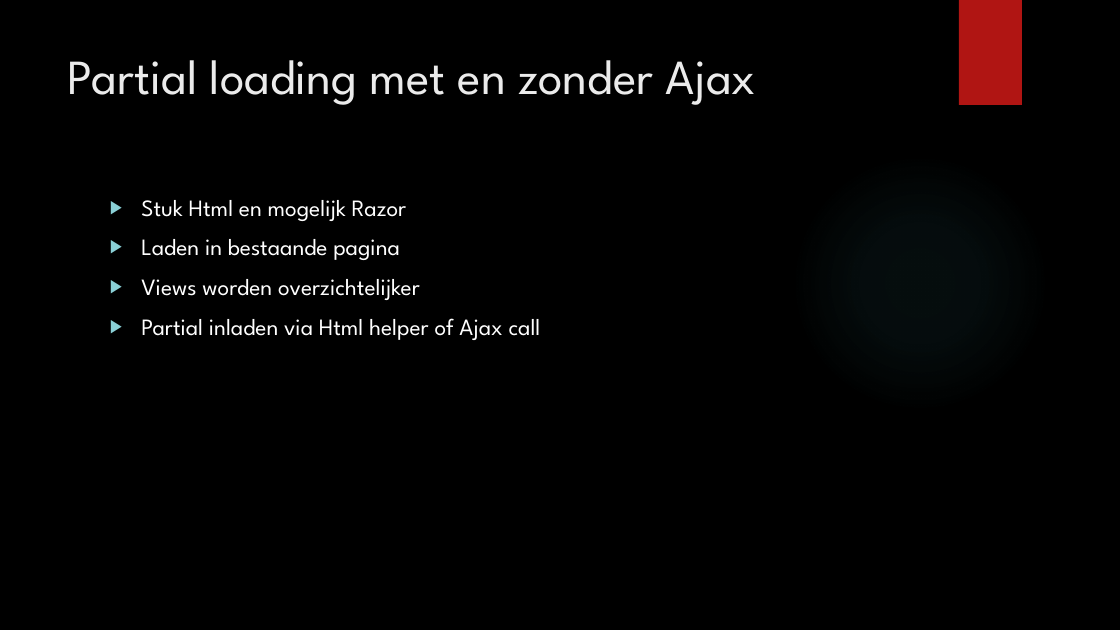
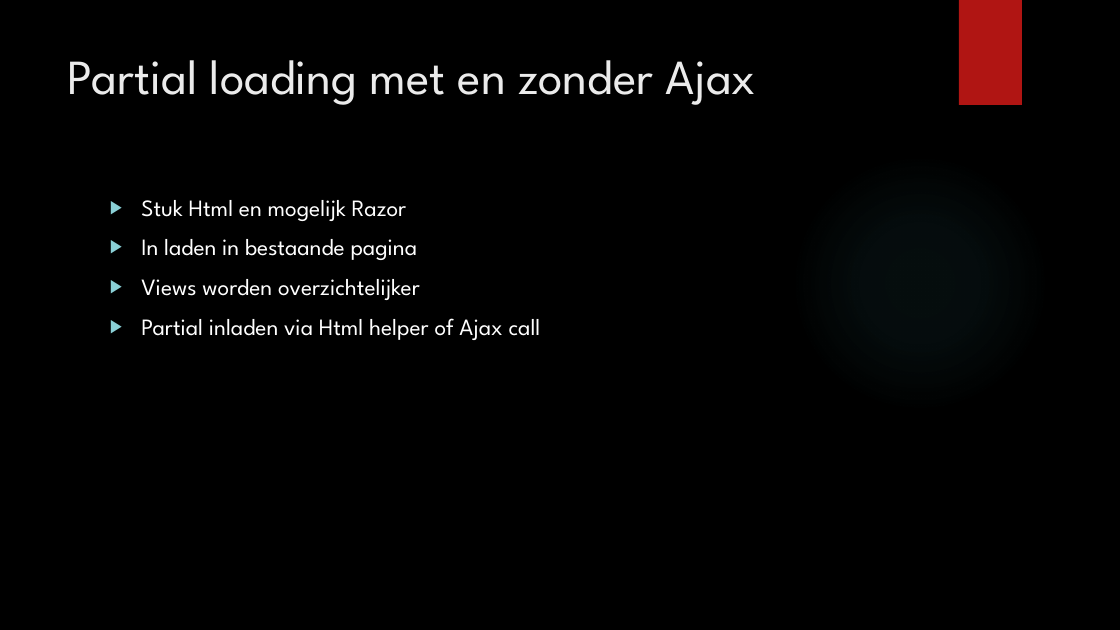
Before and after one commit to Object-Pascal/ASP-Les, a slide deck: slide 26 of Wel_Les_ASP.NET_MVC_Presentatie.pptx. Drawn at 1120x630 pixels with LibreOffice and Linux fonts; fonts in the diff are those of the drawing; background and template pictures are left out. Boxes give left, top, right and bottom in pixels: in the first picture for what was removed or moved away, otherwise in the second. Text is boxed around its words. In the diff, an @@ line names an element or a change of style, - is before the commit and + after.

```diff
--- a/Wel_Les_ASP.NET_MVC_Presentatie.pptx
+++ b/Wel_Les_ASP.NET_MVC_Presentatie.pptx
@@ text at [141,239,418,260]: text changed @@
-▶ Laden in bestaande pagina
+▶ In laden in bestaande pagina
```
Also in this commit, not shown: 5 other slides changed, 8 other files.
